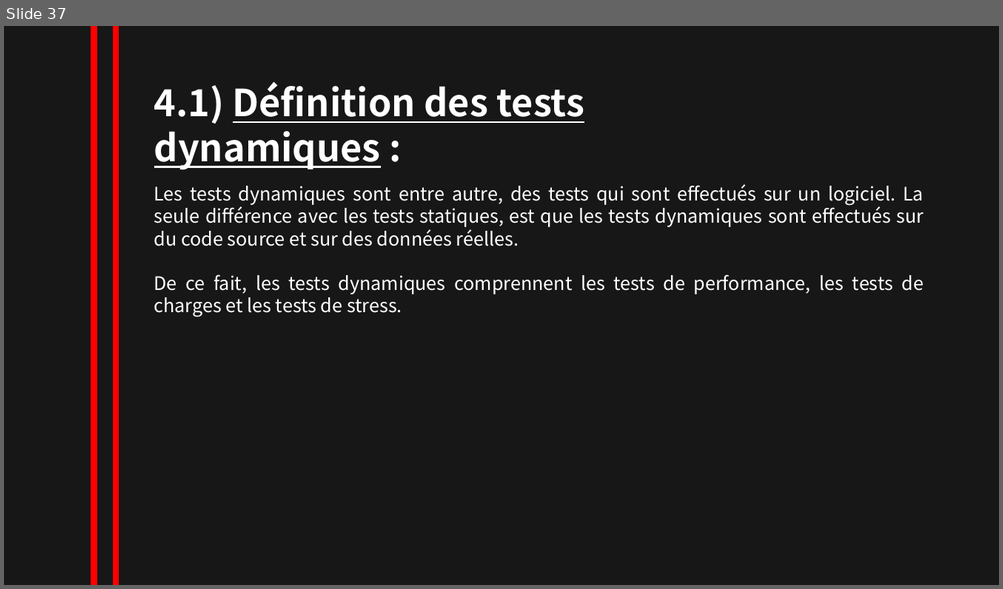
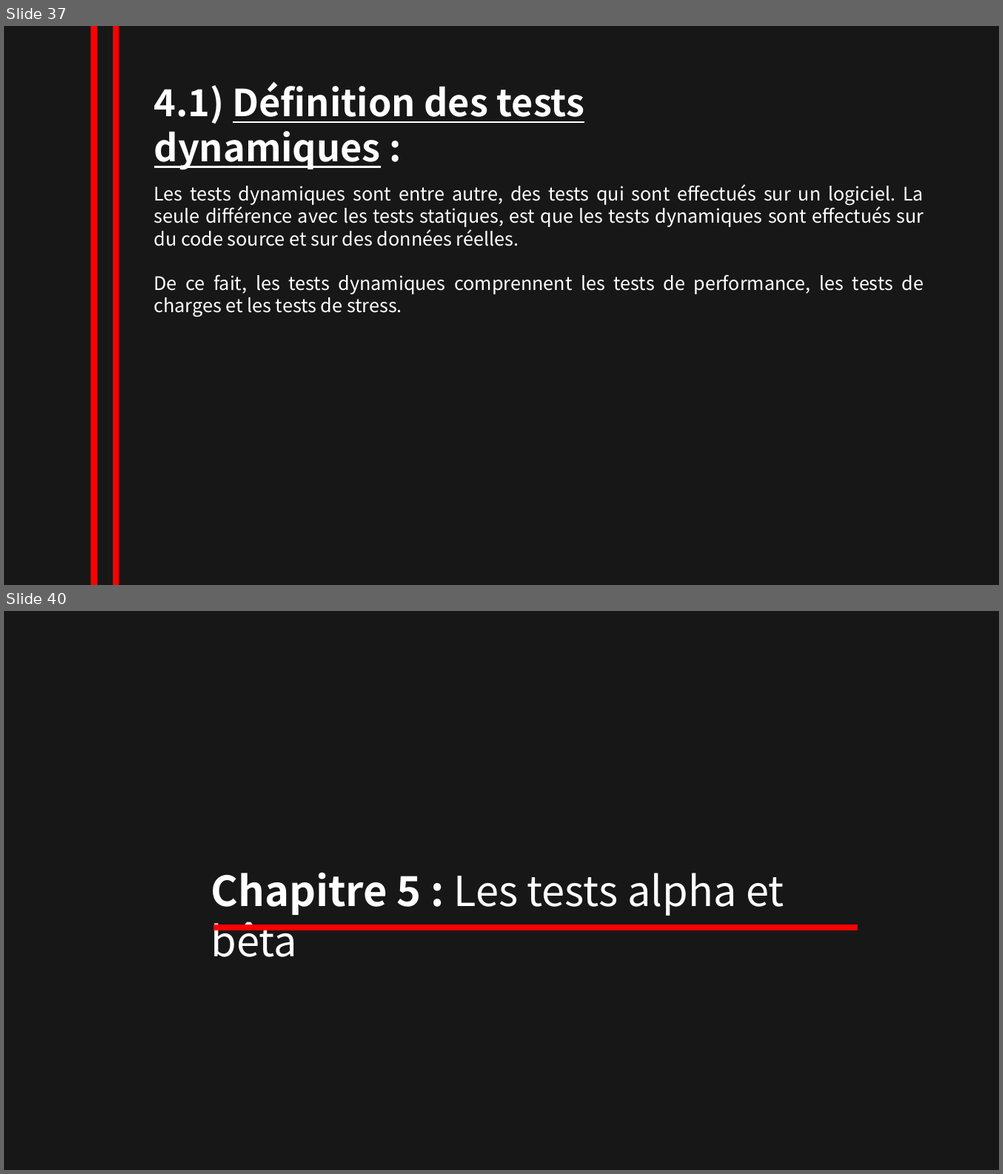
Before and after one commit to NesrineZitouni11/nesrine_zitouni, a slide deck: TRAVAUX/powerpointRevisionISTQB.pptx. Shown one above the other, each under a label of ours: slide 37 before the commit, slides 37 and 40 after it; the slides between them are not shown. The pictures are 1003x589 and 1003x1174 pixels, drawn with LibreOffice and Linux fonts; fonts in the diff are those of the drawing. Boxes give left, top, right and bottom in pixels: in the first picture for what was removed or moved away, otherwise in the second. Text is boxed around its words. In the diff, an @@ line names an element or a change of style, - is before the commit and + after.

```diff
--- a/TRAVAUX/powerpointRevisionISTQB.pptx
+++ b/TRAVAUX/powerpointRevisionISTQB.pptx
@@ slide 40 added at bbox=[4, 611, 999, 1170], background #181717 @@
@@ text added at bbox=[211, 872, 783, 957], 40 pt, text #FFFFFF @@
+Chapitre 5 : Les tests alpha et bêta
@@ line added from (213, 928) to (857, 928), #FF0000 6 pt @@
```
Also in this commit, not shown: 3 other slides added.
